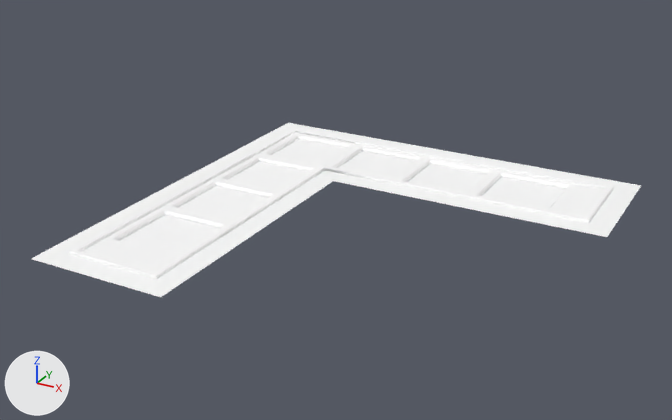
One commit to the FBX model project Neo-X/Assets/Environment/Past World/HallWay/HW_Cell.fbx: the scene before it, then after it.
The view is the same before and after, from a camera (50 mm lens) standing at (7.74, -18.18, 9.66) and looking at (-0.5, -3.19, 2.16). Every picture has the same lights, and +X, +Y and +Z are marked at lower left. Where no turn or scale is listed for an object, it has been applied to the vertices.
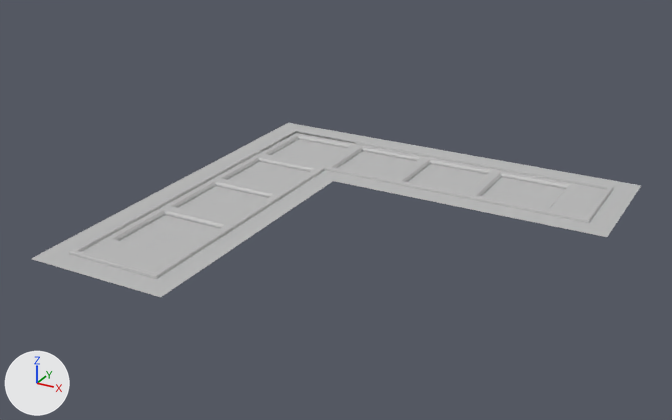
Where the newer file only moved an object's origin or applied its transform, the numbers keep the older frame.

The change, as a diff of the scene's bpy script:
```diff
--- a/project Neo-X/Assets/Environment/Past World/HallWay/HW_Cell.fbx.py
+++ b/project Neo-X/Assets/Environment/Past World/HallWay/HW_Cell.fbx.py
@@ mat_hww_cell001_initialshadinggroup1 @@
+mat_hww_cell001_initialshadinggroup1 = principled_material('Hww_Cell001:initialShadingGroup1')
+mat_hww_cell001_initialshadinggroup1.base_color = (0.5, 0.5, 0.5)  # grey #bcbcbc
@@ me_mesh @@
 # used by ob_pplane10; location = (0.0, -3.0, 2.0)
 # verts and faces of me_mesh; kept vertices keep their numbers, new ones are numbered from 398
 # before: 21 (-3.94, 3.98, 0.03) at pixel (296, 130)
-me_mesh.from_pydata(...)  # 398 vertices, 381 faces; spans x -4.5..4.5, y -4.5..4.5, z -0.09..0.06
+me_mesh.from_pydata(...)  # 398 vertices, 379 faces; spans x -4.5..4.5, y -4.5..4.5, z -0.09..0.06
+# me_mesh part 1
+verts[21] = (-3.9, 3.9, 0.0)  # moved, pixel (296, 132)
+# me_mesh part 2: 379 faces spanning x -4.5..4.5, y -4.5..4.5, z -0.09..0.06 switch from mat_en_cell001_initialshadinggroup1 (white #ffffff) to mat_hww_cell001_initialshadinggroup1 (grey #bcbcbc)
```

Pixel boxes (x1, y1, x2, y2) of what changed, in the pictures (672 x 420 px; the box of a moved part takes in the faces that stretch with it):
part 1 of me_mesh, moved or reshaped: (261, 132, 353, 154) in both
part 2 of me_mesh, recoloured (white to grey): (31, 123, 641, 297) in both
